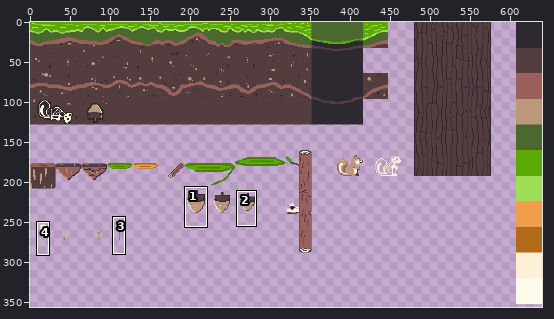
Pixel-art file, stored at Project/assets/world/tileset1.aseprite. The first picture is a wide view before the edit; the outline marks the close-up.
Close-up. Old version:
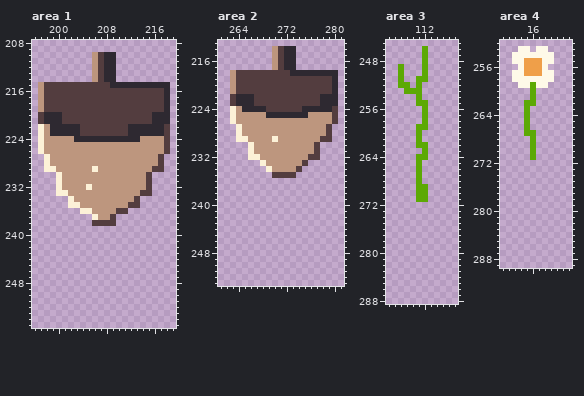
640x360 pixels, 1 frame. Colours within 5 levels of each other are drawn and written as one. Shown: area 1: x 196..219, y 208..255; area 2: x 261..281, y 213..253; area 3: x 106..117, y 245..288; area 4: x 11..22, y 252..289. The wide view leaves out empty margins. The commit also changed other parts of the picture, which this record leaves out.
New version:
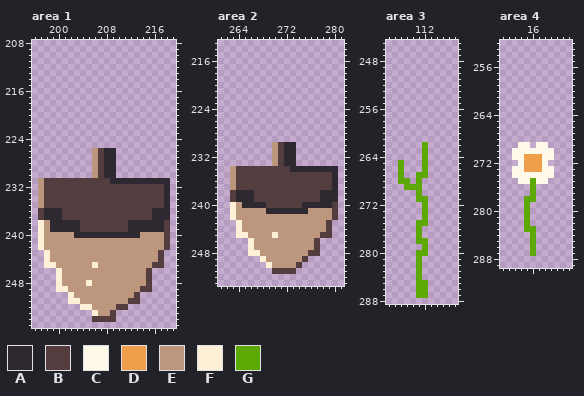
Palette (. is transparent): A #2e2931  B #533d3f  C #fef9e8  D #ef9f49  E #bd967e  F #fcf1d7  G #5ca904
Difference:
layer "grass/flowers" removed
Changed rows in their new state; - is an unchanged pixel.
Area 1, layers "assetts", "ground":
first column x 197:
210 ---------....---------
211 ---------....---------
212 ---------....---------
213 ---------....---------
214 ---------....---------
215 ......................
216 ......................
217 ......................
218 ......................
219 ......................
220 ......................
221 ......................
222 ......................
223 ......................
224 ......................
225 ......................
226 .........-BAA.........
227 -........-BAA........-
228 -........-BAA........-
229 -........EBAA........-
230 ---......-BAA......---
231 EBBBBBBBBBBBAAAAAAAAAA
232 EBBBBBBBBBBBBBBBBB-BBA
233 EBBBBBBBBBBBBBBBB--BBA
234 EBBBBBBBBBBBBBBB-BBBBA
235 EBBBBBBBBBBBBBB--BBBBA
236 BAAABBBBBBBBB--BBBBAAA
237 BAAABBBBBBBB-BBBBBBAAA
238 FEAAAAABB----BBAAAAAAB
239 FEAAAAABBBBBBBBAAAAAAB
240 FEEEEEAAAAAAAAAAAEEEEB
241 FEEEEEEEEEEEEEEEEEEEEB
242 FEEEEEEEEEEEEEEEEEEEEB
243 -FEEEEEEEEEEEEEEEEEEB-
244 -FEEEEEEEEEEEEEEEEEEB-
245 -FFEEEEEEFEEEEEEEEEBB-
246 ---FEEEEEEEEEEEEEEB---
247 ---FEEEEEEEEEEEEEEB---
248 ---FEEEEFEEEEEEEEEB---
249 ---FFEEEEEEEEEEEEBB---
250 -----FEEEEEEEEEEB-----
251 -----FFEEEEEEEEBB-----
252 -------FFEEEEBB-------
253 ---------FEEB---------
254 ---------BBBB---------
Area 2, layers "assetts", "ground":
first column x 263:
214 -------....-------
215 -------....-------
216 -------....-------
217 -------....-------
218 ..................
219 ..................
220 ..................
221 ..................
222 ..................
223 ..................
224 ..................
225 ..................
226 ..................
227 -................-
228 -................-
229 -................-
230 ---....-BAA....---
231 ---....-BAA....---
232 ---....-BAA....---
233 -----..-BAA..-----
234 EBBBBBBBBBAAAAAAAA
235 EBBBBBB----BBBBBBA
236 EBBBBBBBBBBBBBBBBA
237 EBBBBBBBBBBBBBBBBA
238 BAAABBBBBBBBBBBAAA
239 BAAABBBBBBBBBBBAAA
240 FEAAAABBBBBBAAAAAB
241 FEEEEEAAAAAAAEEEEB
242 FEEEEEEEEEEEEEEEEB
243 -FEEEEEEEEEEEEEEB-
244 -FEEEEEEEEEEEEEEB-
245 -FFEEEEFEEEEEEEBB-
246 ---FEEEEEEEEEEB---
247 ---FEEEEEEEEEEB---
248 ---FFEEEEEEEEBB---
249 -----FEEEEEEB-----
250 ------FEEEEB------
251 -------BBBB-------
Area 3:
first column x 108:
246 ----.
247 ----.
248 ----.
249 .---.
250 .---.
251 .--..
252 ..-.-
253 -...-
254 ---.-
255 ---..
256 ----.
257 ----.
258 ----.
259 ---..
260 ---.-
261 ---.-
262 ---.-
264 ---.-
265 G--.G
266 G--.G
267 G---G
268 GG---
269 -GG-.
270 ----.
272 ----G
273 ----G
274 ----G
275 ---GG
276 ---G-
277 ---G-
278 ---GG
279 ----G
280 ---GG
281 ---G-
282 ---G-
283 ---G-
284 ---G-
285 ---GG
286 ---GG
287 ---GG
Area 4:
first column x 13:
253 -..-..-
254 .......
255 .......
256 -.....-
257 .......
258 .......
259 -.....-
260 ---.---
261 ---.---
262 --..---
263 --.----
264 --.----
265 --.----
266 --.----
267 --..---
268 ---.---
269 -CC.CC-
270 CCCCCCC
271 CCDDDCC
272 -CDDDC-
273 CCDDDCC
274 CCCCCCC
275 -CCGCC-
276 ---G---
277 ---G---
278 --GG---
279 --G----
280 --G----
281 --G----
282 --G----
283 --GG---
284 ---G---
285 ---G---
286 ---G---
287 ---G---
Pixel boxes of the changes (left, top, right, bottom) in both close-ups:
changed: (38, 52, 170, 322)
changed: (230, 46, 338, 274)
changed: (398, 46, 428, 298)
changed: (512, 46, 554, 256)
